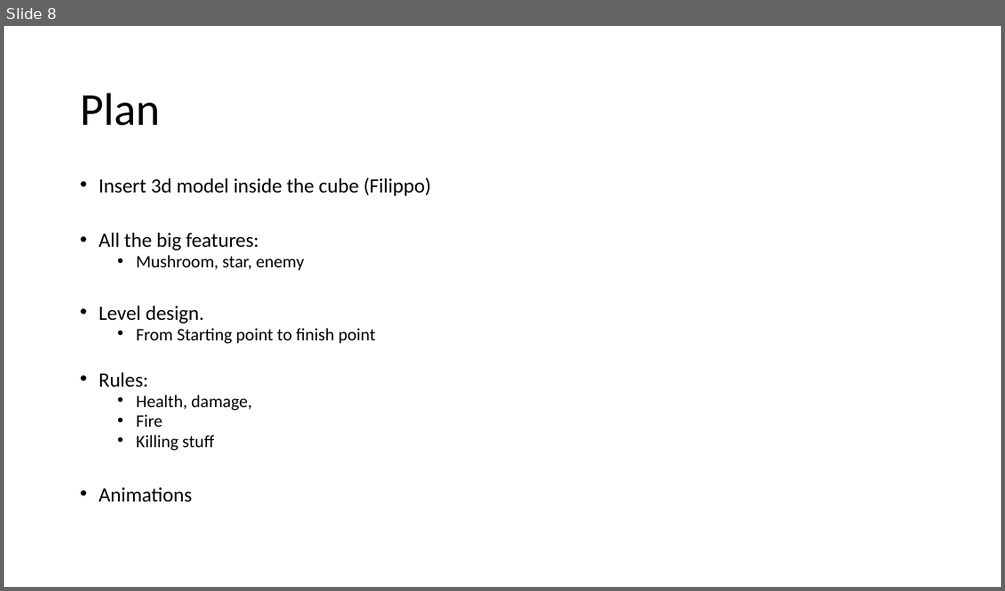
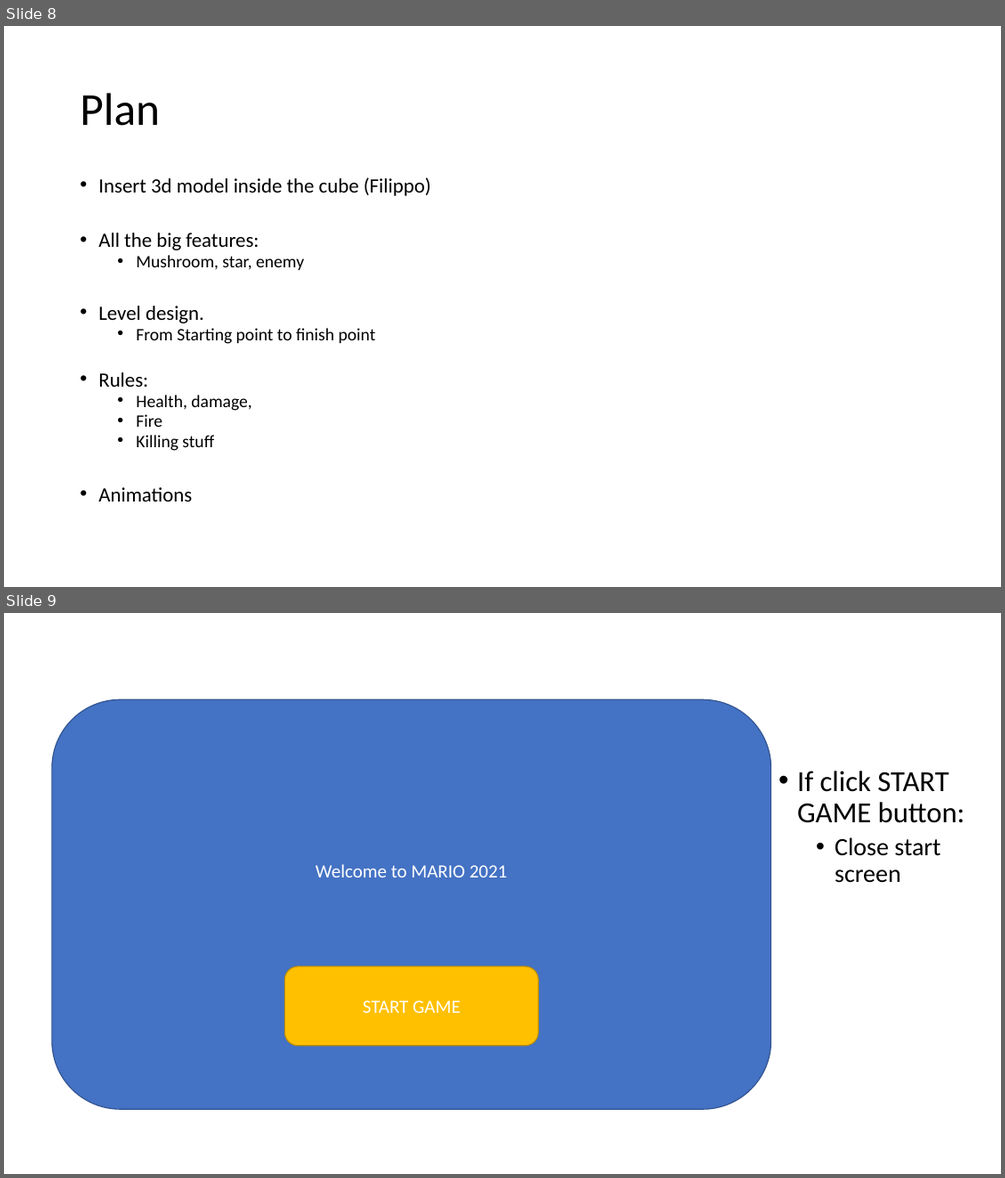
Before and after one commit to shacharoz/LearningUnity-Mario, a slide deck: Design/Mario Rules.pptx. Shown one above the other, each under a label of ours: slide 8 before the commit, slides 8 and 9 after it. The pictures are 1005x591 and 1005x1178 pixels, drawn with LibreOffice and Linux fonts; fonts in the diff are those of the drawing. Boxes give left, top, right and bottom in pixels: in the first picture for what was removed or moved away, otherwise in the second. Text is boxed around its words. In the diff, an @@ line names an element or a change of style, - is before the commit and + after.

Commit message:
enemy, mario character, better event management

```diff
--- a/Design/Mario Rules.pptx
+++ b/Design/Mario Rules.pptx
@@ slide 9 added at [4, 613, 1001, 1174], background #FFFFFF @@
@@ rounded rectangle added at [52, 699, 771, 1109], fill #4472C4, outline #325491 1 pt, 18 pt, text #FFFFFF @@
+Welcome to MARIO 2021
@@ text added at [797, 771, 965, 883], 28 pt, text #000000 @@
+• If click START GAME button:
+  • Close start screen
@@ rounded rectangle added at [284, 966, 538, 1046], fill #FFC000, outline #BD8E00 1 pt, 18 pt, text #FFFFFF @@
+START GAME
```
Also in this commit, not shown: 6 other slides added, 16 other files.
